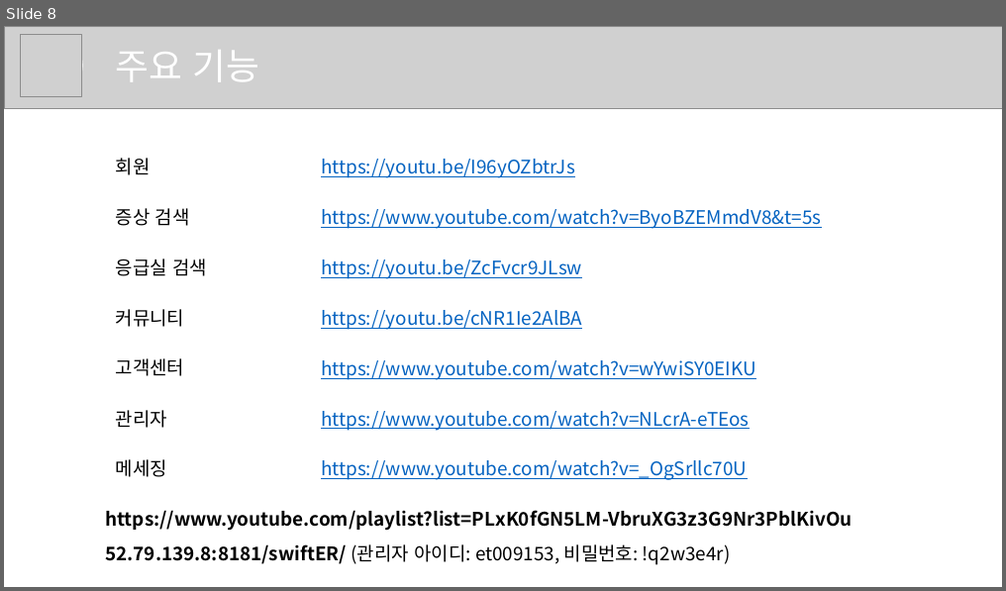
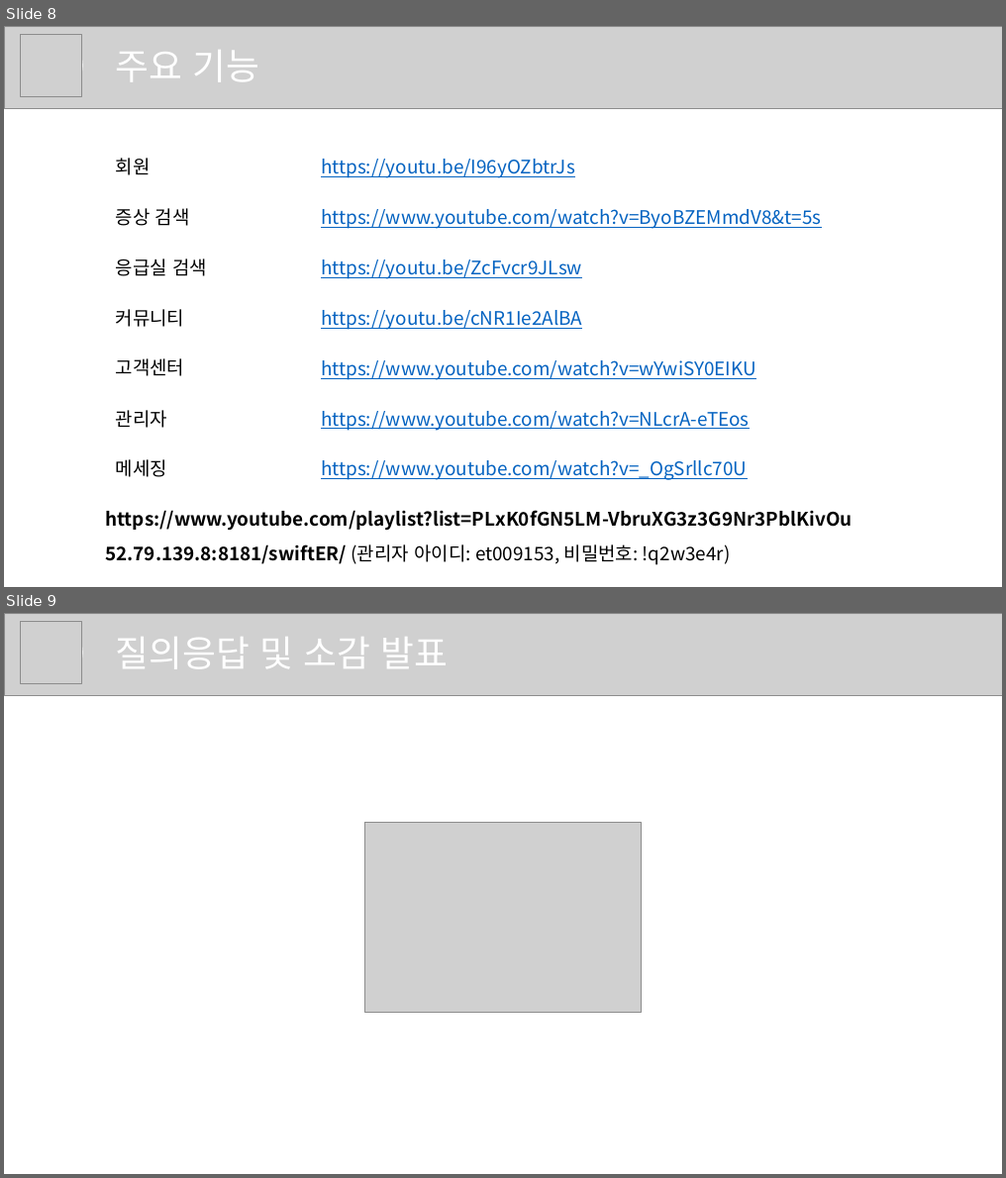
Before and after one commit to SleepingAlbaricoque/swiftER, a slide deck: swiftER 발표 보고서.pptx. Shown one above the other, each under a label of ours: slide 8 before the commit, slides 8 and 9 after it. The pictures are 1006x591 and 1006x1178 pixels, drawn with LibreOffice and Linux fonts; fonts in the diff are those of the drawing; grey boxes stand for pictures. Boxes give left, top, right and bottom in pixels: in the first picture for what was removed or moved away, otherwise in the second. Text is boxed around its words. In the diff, an @@ line names an element or a change of style, - is before the commit and + after.

```diff
--- a/swiftER 발표 보고서.pptx
+++ b/swiftER 발표 보고서.pptx
@@ slide 9 added at <box>4,613,1002,1174</box>, background #FFFFFF @@
@@ picture added at <box>4,613,1002,696</box> @@
@@ ellipse added at <box>20,621,82,684</box>, fill #FFFFFF @@
@@ picture added at <box>20,621,81,684</box> @@
@@ text added at <box>116,637,448,669</box>, 35 pt, text #FFFFFF @@
+질의응답 및 소감 발표
@@ picture added at <box>364,823,641,1012</box> @@
```
Also in this commit, not shown: 2 other files.
